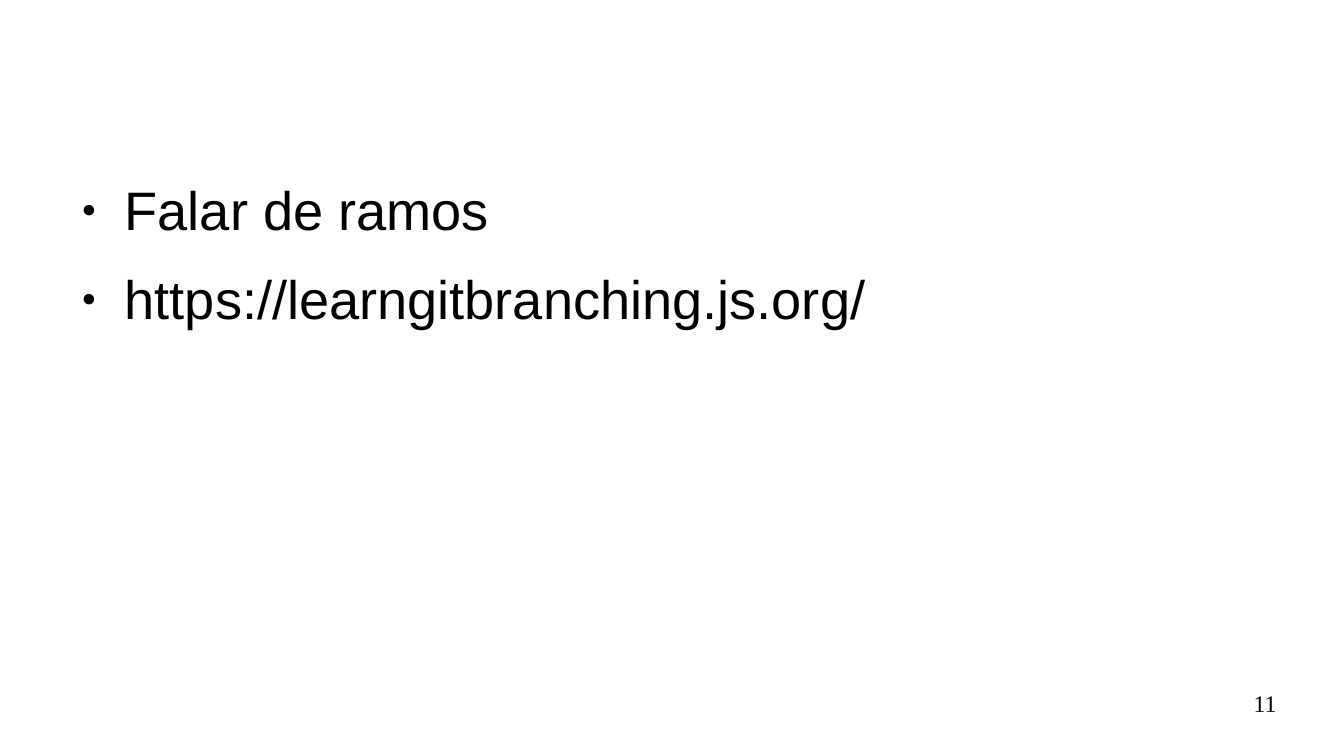
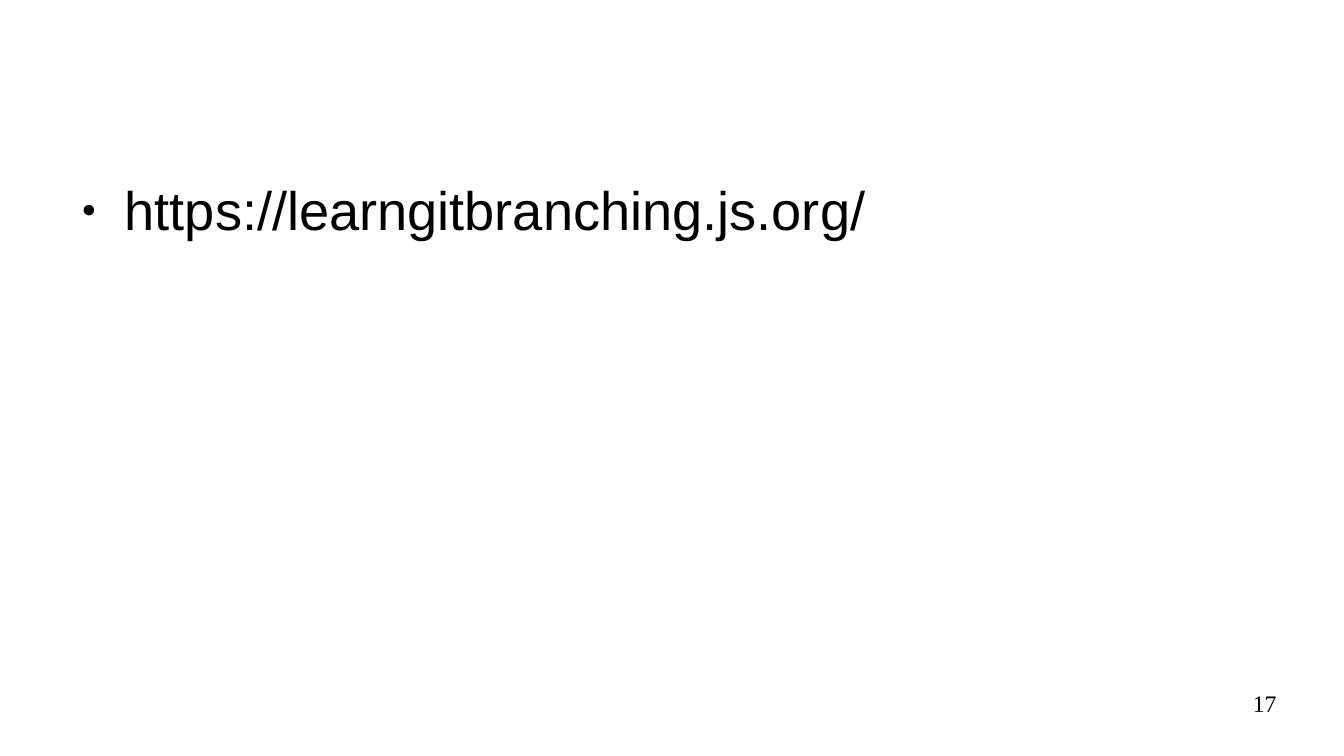
Before and after one commit to miguelpinho/git-lecture, a slide deck: slide 17 of lecture_pt.odp (slide 11 before the commit). Drawn at 1344x756 pixels with LibreOffice and Linux fonts; fonts in the diff are those of the drawing. Boxes give left, top, right and bottom in pixels: in the first picture for what was removed or moved away, otherwise in the second. Text is boxed around its words. In the diff, an @@ line names an element or a change of style, - is before the commit and + after.

```diff
--- a/lecture_pt.odp
+++ b/lecture_pt.odp
@@ text at box(125, 190, 489, 231): paragraph removed @@
-● Falar de ramos
@@ page number at box(1253, 696, 1277, 712): text changed @@
-11
+17
```
Also in this commit, not shown: 3 other slides changed, 1 slide added, 4 other files.
